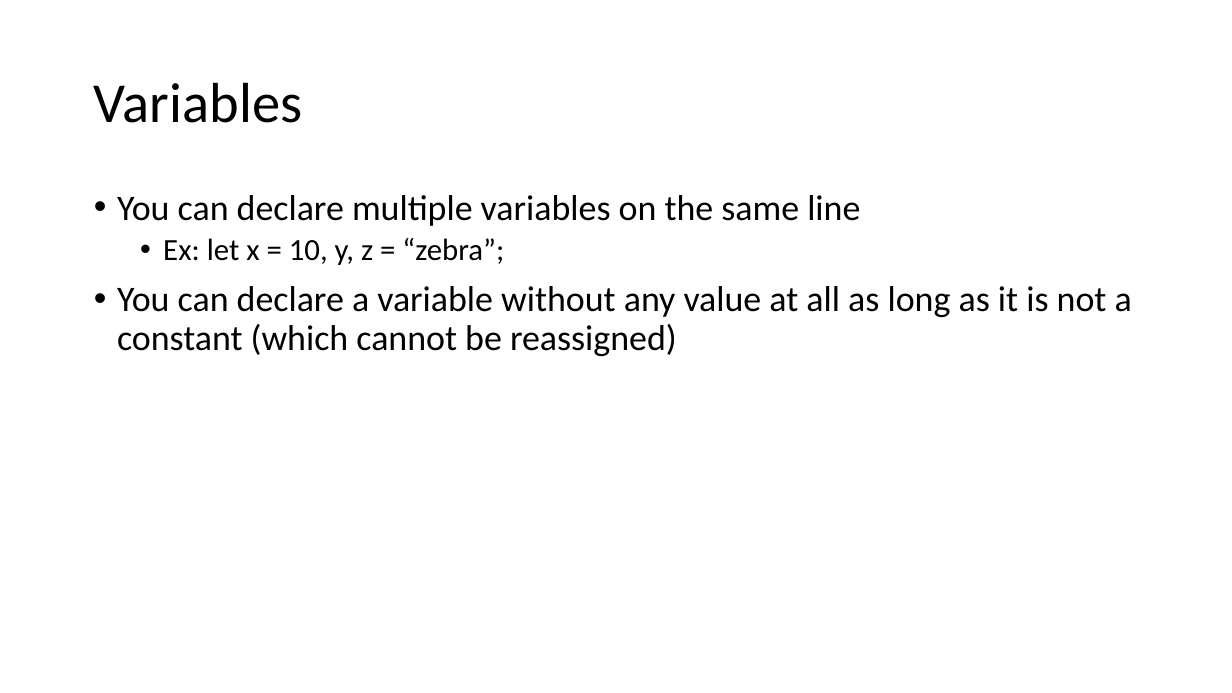
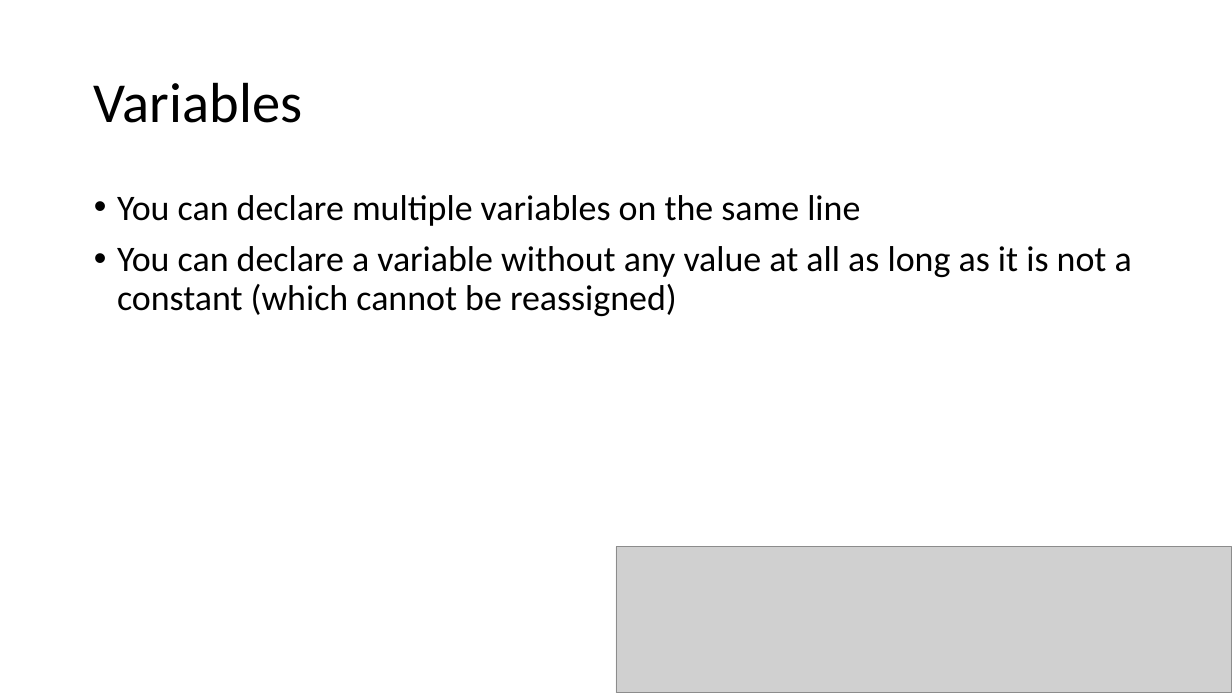
Before and after one commit to YWCANWIL-TechLab/module2-exercises-YaminahAlanis, a slide deck: slide 4 of slides/Module 2 - Variables, Operators, and Assignment.pptx (slide 3 before the commit). Drawn at 1232x693 pixels with LibreOffice and Linux fonts; fonts in the diff are those of the drawing; grey boxes stand for pictures. Boxes give left, top, right and bottom in pixels: in the first picture for what was removed or moved away, otherwise in the second. Text is boxed around its words. In the diff, an @@ line names an element or a change of style, - is before the commit and + after.

```diff
--- a/slides/Module 2 - Variables, Operators, and Assignment.pptx
+++ b/slides/Module 2 - Variables, Operators, and Assignment.pptx
@@ text at (163,238,504,265): paragraph removed @@
-  • Ex: let x = 10, y, z = “zebra”;
@@ picture added at (616,547,1232,693) @@
```
Also in this commit, not shown: 17 other slides changed, 12 slides added, 2 other files.
